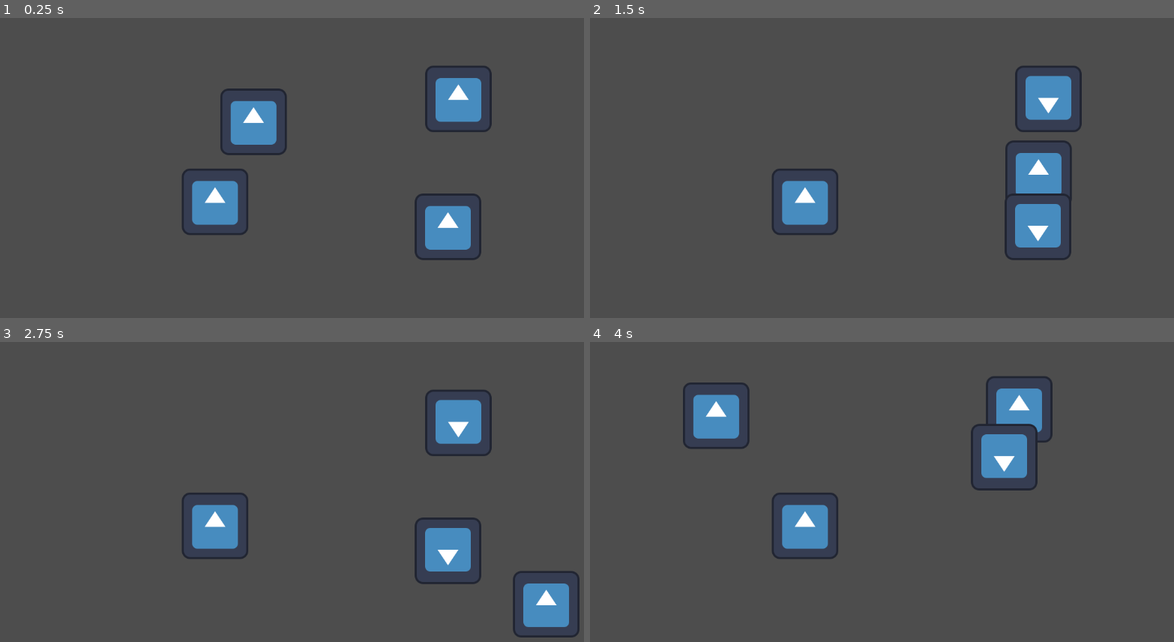
Above: before the commit, frames 1-4 (two rows, left to right).
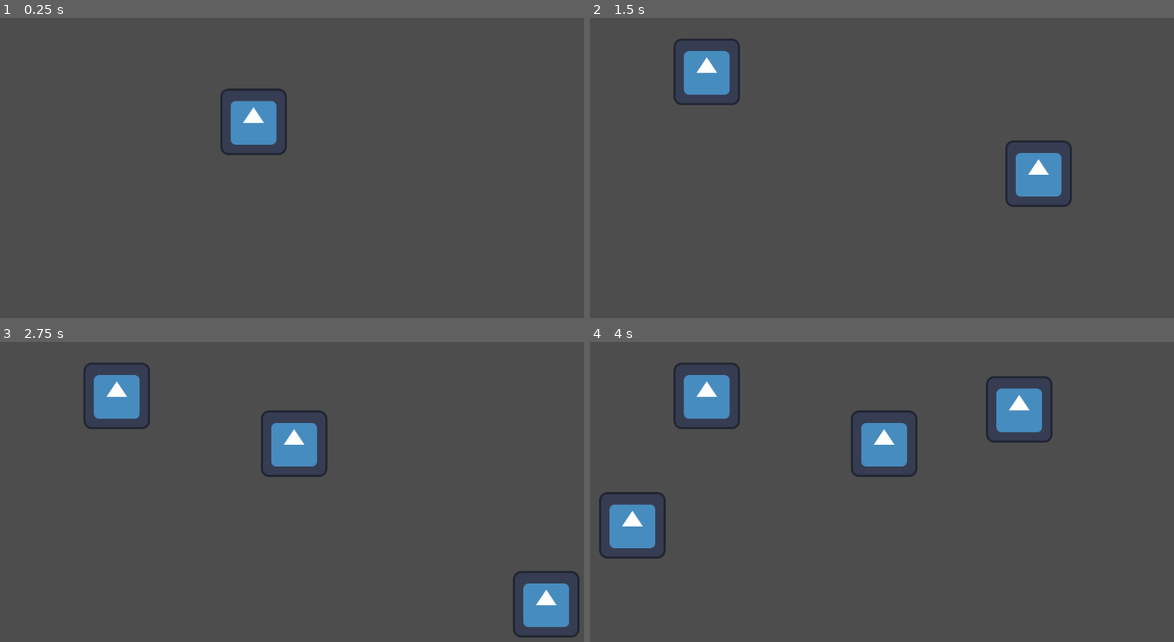
Above: after the commit, the same moments.

Repository: KevinGage/RyanTruckGame
Game: Godot game, scene res://world.tscn
The game is run twice, just before and just after one commit, with the same random seed, the same clock (stepped at 60 frames per second) and the same inputs. The engine's default icon, where the game draws it, is replaced by a stand-in: a white triangle on a blue panel in a dark square.
Inputs:
- Up to frame 1 (0.25 s): no input
- Up to frame 2 (1.5 s): tap Enter at 0.5 s; hold Right (right) 0.53-1.28 s; hold S (down) from 1.28 s (still down)
- Up to frame 3 (2.75 s): release S (down) at 2.03 s; hold Right (right) from 2.03 s (still down)
- Up to frame 4 (4 s): tap Space at 2.75 s; release Right (right) at 2.78 s; hold Up (up) 2.78-3.53 s; hold A (left) from 3.53 s (still down)

The runs differ from the first frame. In frame 1, 4.4% of the frame differs, in the area x 31-85%, y 16-81%; in frame 2, 5.9%; in frame 3, 7.3%; in frame 4, 7.9%, in the area x 1-77%, y 7-73%.

Commit message:
finally fixed spawning car logic by using a timer and _process

Diff:
--- a/scenes/cars/cars.gd
+++ b/scenes/cars/cars.gd
@@ -1,65 +1,50 @@
 extends Node2D
 var car_scene = preload("res://scenes/cars/car.tscn")
+
+const num_of_cars = 3
 
 const min_car_x = 100
 const max_car_x = 1050
 const min_car_y = 100
 const max_car_y = 500
 
-const min_dist = 150
-var player
-
 var spawned_cars = []
 
-# Called when the node enters the scene tree for the first time.
-func _ready():
-	# get player for spawn collision detection
-	player = $"../Player1"
+var ready_to_spawn = false
 
-	# spawn first cars
-	for i in range(3):
-		spawn_car()
+func _process(_delta):
+	# Check to see if the spawner is colliding with anything
+	if !$SpawnChecker.has_overlapping_bodies() and !$SpawnChecker.has_overlapping_areas():
+		# If not check to see if there are less than 3 cars.
+		if spawned_cars.size() < num_of_cars:
+			if ready_to_spawn:
+				# If less than num_of_cars spawn a new one at spawner location
+				spawn_car()
+				var new_position = Vector2(randi_range(min_car_x, max_car_x), randi_range(min_car_y, max_car_y))
+				$SpawnChecker.position = new_position
+	else:
+		# If it's coliding move it
+		var new_position = Vector2(randi_range(min_car_x, max_car_x), randi_range(min_car_y, max_car_y))
+		$SpawnChecker.position = new_position
 
 # Spawns a new car in a random location
 func spawn_car():
 	# Create new instance of a car
 	var car = car_scene.instantiate()
 
-	var spawn_pos: Vector2
-	var random_x: int
-	var random_y: int
-	var safe_to_spawn: bool
-
-	while true:
-		safe_to_spawn = true
-
-		# Calculate a random position
-		random_x = randi_range(min_car_x, max_car_x)
-		random_y = randi_range(min_car_y, max_car_y)
-		spawn_pos = Vector2(random_x, random_y)
-
-		# Make sure the car doesnt overlap with anything
-		if spawn_pos.distance_to(player.position) < min_dist:
-			# too close to player
-			continue
-
-		for existing_car in spawned_cars:
-			if spawn_pos.distance_to(existing_car.position) < min_dist:
-				# too close to another car
-				safe_to_spawn = false
-				break
-
-		if safe_to_spawn:
-			break
-
-	car.position = Vector2(random_x, random_y)
-
 	# connect car signal to function
 	car.connect("car_timer_timeout", _on_car_timer_timeout)
+
+	# set car possition to spawner position
+	car.position = $SpawnChecker.position
 
 	# Add car to scene
 	spawned_cars.append(car)
 	add_child(car)
+
+	# wait a bit before spawning again
+	ready_to_spawn = false
+	$Timer.start()
 
 func _on_car_timer_timeout(car):
 	# This will fire when a car instance sends the car_timer_timeout signal.
@@ -67,5 +52,7 @@
 	spawned_cars.erase(car)
 	# delete the car
 	car.queue_free()
-	# spawn a new car to replace it
-	spawn_car()
+
+
+func _on_timer_timeout():
+	ready_to_spawn = true
--- a/scenes/cars/cars.tscn
+++ b/scenes/cars/cars.tscn
@@ -1,6 +1,21 @@
-[gd_scene load_steps=2 format=3 uid="uid://dbqfrvcvfa5hf"]
+[gd_scene load_steps=3 format=3 uid="uid://dbqfrvcvfa5hf"]
 
 [ext_resource type="Script" path="res://scenes/cars/cars.gd" id="1_ti5br"]
 
+[sub_resource type="RectangleShape2D" id="RectangleShape2D_yuv55"]
+size = Vector2(130, 128)
+
 [node name="cars" type="Node2D"]
 script = ExtResource("1_ti5br")
+
+[node name="SpawnChecker" type="Area2D" parent="."]
+
+[node name="CollisionShape2D" type="CollisionShape2D" parent="SpawnChecker"]
+shape = SubResource("RectangleShape2D_yuv55")
+debug_color = Color(0, 0.6, 0.701961, 0.419608)
+
+[node name="Timer" type="Timer" parent="."]
+one_shot = true
+autostart = true
+
+[connection signal="timeout" from="Timer" to="." method="_on_timer_timeout"]
--- a/world.tscn
+++ b/world.tscn
@@ -8,7 +8,7 @@
 
 [node name="walls" parent="." instance=ExtResource("2_7sh1g")]
 
+[node name="cars" parent="." instance=ExtResource("3_ilm16")]
+
 [node name="Player1" parent="." instance=ExtResource("1_wtbyr")]
 position = Vector2(515, 269)
-
-[node name="cars" parent="." instance=ExtResource("3_ilm16")]
